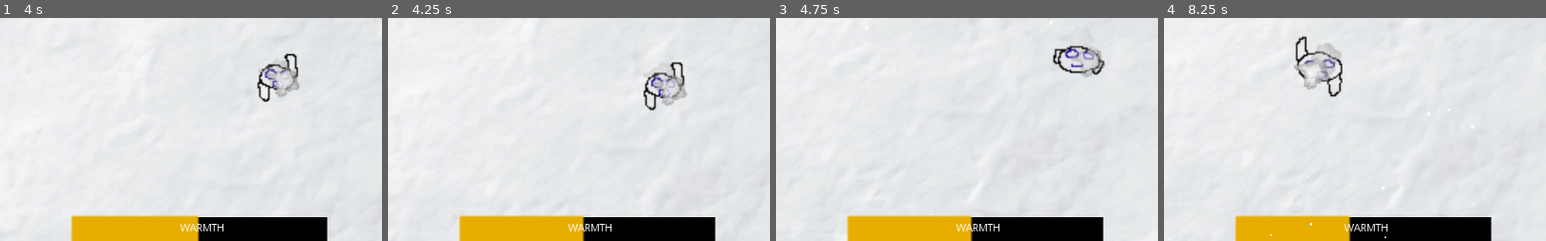
Above: before the commit, frames 1-4 (left to right).
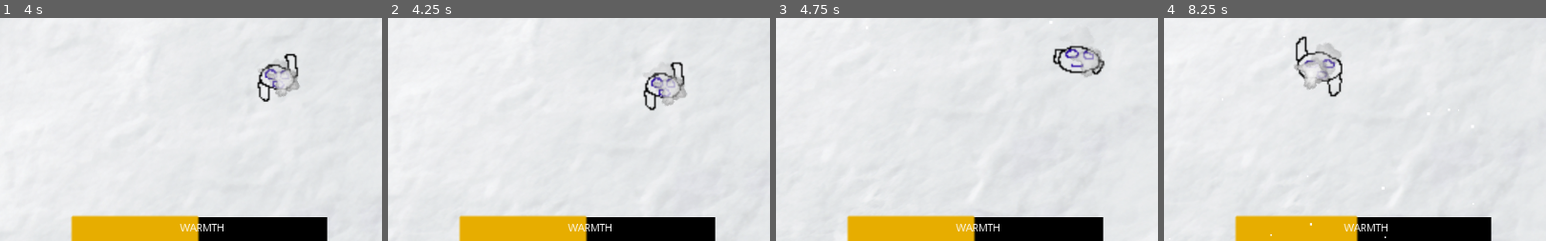
Above: after the commit, the same moments.

Repository: Gjorgji-Noveski/Stranded-Alien
Game: Godot game, scene res://src/Actors/menu text.tscn
Two runs of this game, one before a commit and one after it. Both use one fixed random seed, a clock stepped at 60 frames per second and the inputs below. Sound files missing from this copy of the repository are replaced by a short silence.
Inputs (mouse positions are % of the whole screen's width and height, from its top left):
- Up to frame 1 (4 s): click (9, 94) at 0.5 s; click (9, 94) at 1.25 s; click (50, 50) at 2 s; tap Enter at 2.75 s; hold D (right) 2.78-3.53 s; hold S (down) from 3.53 s (still down)
- Up to frame 2 (4.25 s): keep holding S (down)
- Up to frame 3 (4.75 s): release S (down) at 4.28 s; hold D (right) from 4.28 s (still down)
- Up to frame 4 (8.25 s): release D (right) at 5.03 s; hold W (up) 5.03-5.78 s; hold A (left) 5.78-7.28 s; hold S (down) 7.28-8.03 s; hold D (right) from 8.03 s (still down)
The pictures show only the part of the screen within x 24-74%, y 50-100%; the shares and areas given below are measured in that part.

Frame 1 is identical in both runs. In frame 2, 0.1% of the frame differs, in the area x 51-53%, y 88-100%; in frame 3, 0.1%; in frame 4, 0.3%, in the area x 48-51%, y 88-100%.

Commit message:
Lowered difficulty

Diff:
--- a/Source code/src/Scripts/Frozen bar.gd
+++ b/Source code/src/Scripts/Frozen bar.gd
@@ -5,7 +5,7 @@
 export (float) onready var fill_up_value = 1
 export (float) onready var fill_up_speed  = 0.2
 export (float) onready var decay_value = 1
-export (float) onready var decay_speed = 1
+export (float) onready var decay_speed = 2
 
 
 func _ready() -> void:
